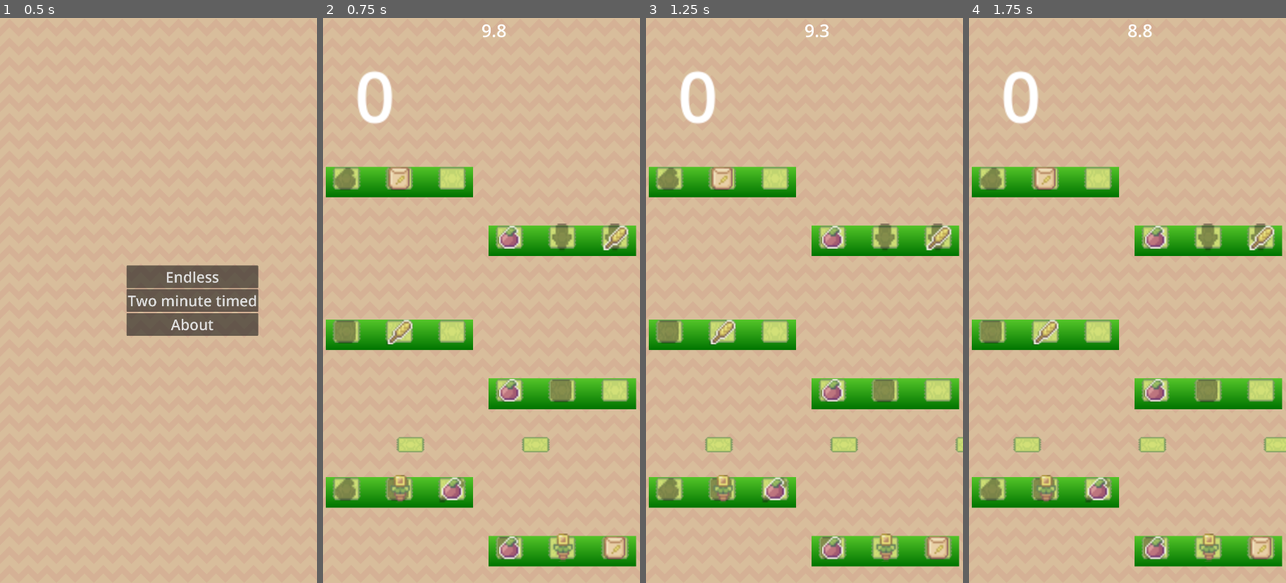
Above: before the commit, frames 1-4 (left to right).
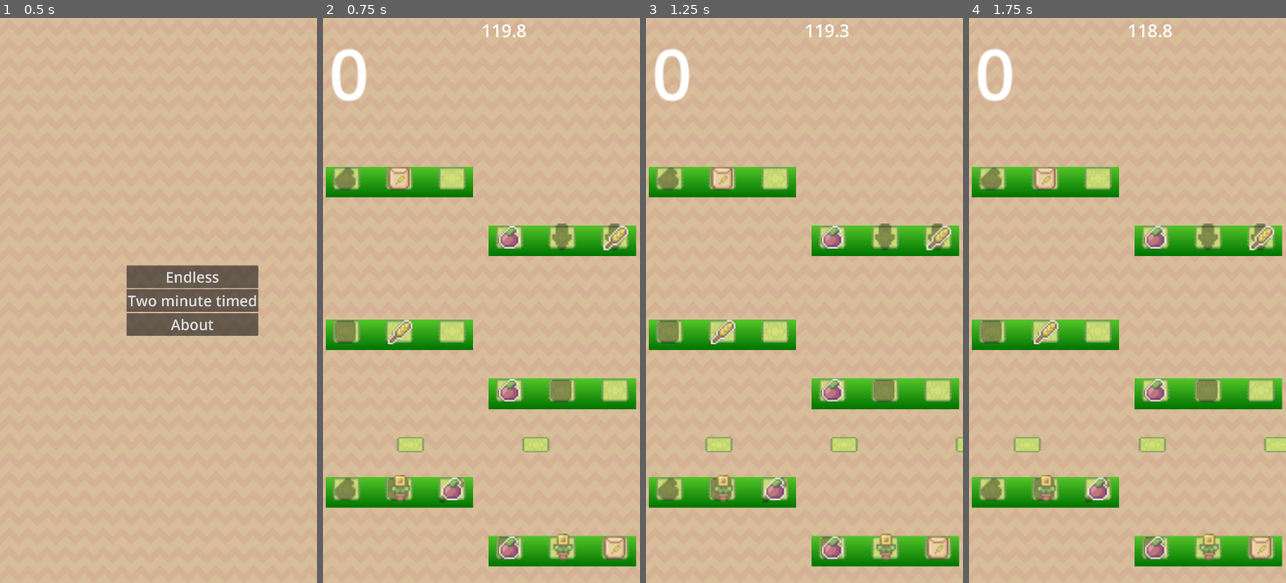
Above: after the commit, the same moments.

Repository: andrewcrisp/shelfsortinggame
Game: Godot game, scene res://scenes/game.tscn
Same seed, same stepped clock (60 frames per second), same inputs: the game is played once before the commit and once after it.
Inputs (mouse positions are in pixels of both pictures, inside the frame that each line leads up to):
- Up to frame 1 (0.5 s): no input
- Up to frame 2 (0.75 s): click "Two minute timed" at 0.5 s
- Up to frame 3 (1.25 s): no input
- Up to frame 4 (1.75 s): move the mouse to (1197, 272) at 1.27 s; click (1197, 272) at 1.42 s

Frame 1 is identical in both runs. In frame 2, 1.1% of the frame differs, in the area x 2-64%, y 1-19%; in frame 3, 1.1%; in frame 4, 1.2%.

Commit message:
Set timer to two minutes

Diff:
--- a/scenes/game.tscn
+++ b/scenes/game.tscn
@@ -10,11 +10,13 @@
 
 [node name="Scoreboard" parent="." instance=ExtResource("2_yqjtg")]
 visible = false
-anchors_preset = -1
-anchor_left = 0.1
-anchor_top = 0.05
-anchor_right = 0.1
-anchor_bottom = 0.1
+anchors_preset = 0
+anchor_right = 0.0
+anchor_bottom = 0.0
+offset_left = 20.0
+offset_top = 20.0
+offset_right = 20.0
+offset_bottom = 20.0
 grow_horizontal = 1
 grow_vertical = 1
 scale = Vector2(4, 4)
--- a/scenes/scoreboard.tscn
+++ b/scenes/scoreboard.tscn
@@ -18,4 +18,5 @@
 layout_mode = 0
 offset_right = 40.0
 offset_bottom = 40.0
+text = "0	"
 label_settings = SubResource("LabelSettings_ucmtr")
--- a/scenes/timed_level.tscn
+++ b/scenes/timed_level.tscn
@@ -19,6 +19,7 @@
 size_flags_vertical = 3
 
 [node name="Label" type="Label" parent="Container"]
+layout_mode = 0
 offset_right = 103.0
 offset_bottom = 83.0
 text = "120"
--- a/scripts/game.gd
+++ b/scripts/game.gd
@@ -42,7 +42,7 @@
 	load_level(level)
 	add_child(timed_level)
 	timed_level.timer.timeout.connect(on_timed_level_timeout)
-	timed_level.timer.wait_time = 10# * Globals.MINUTES
+	timed_level.timer.wait_time = 2 * Globals.MINUTES
 	timed_level.timer.start()
 
 func load_level(level: String):
